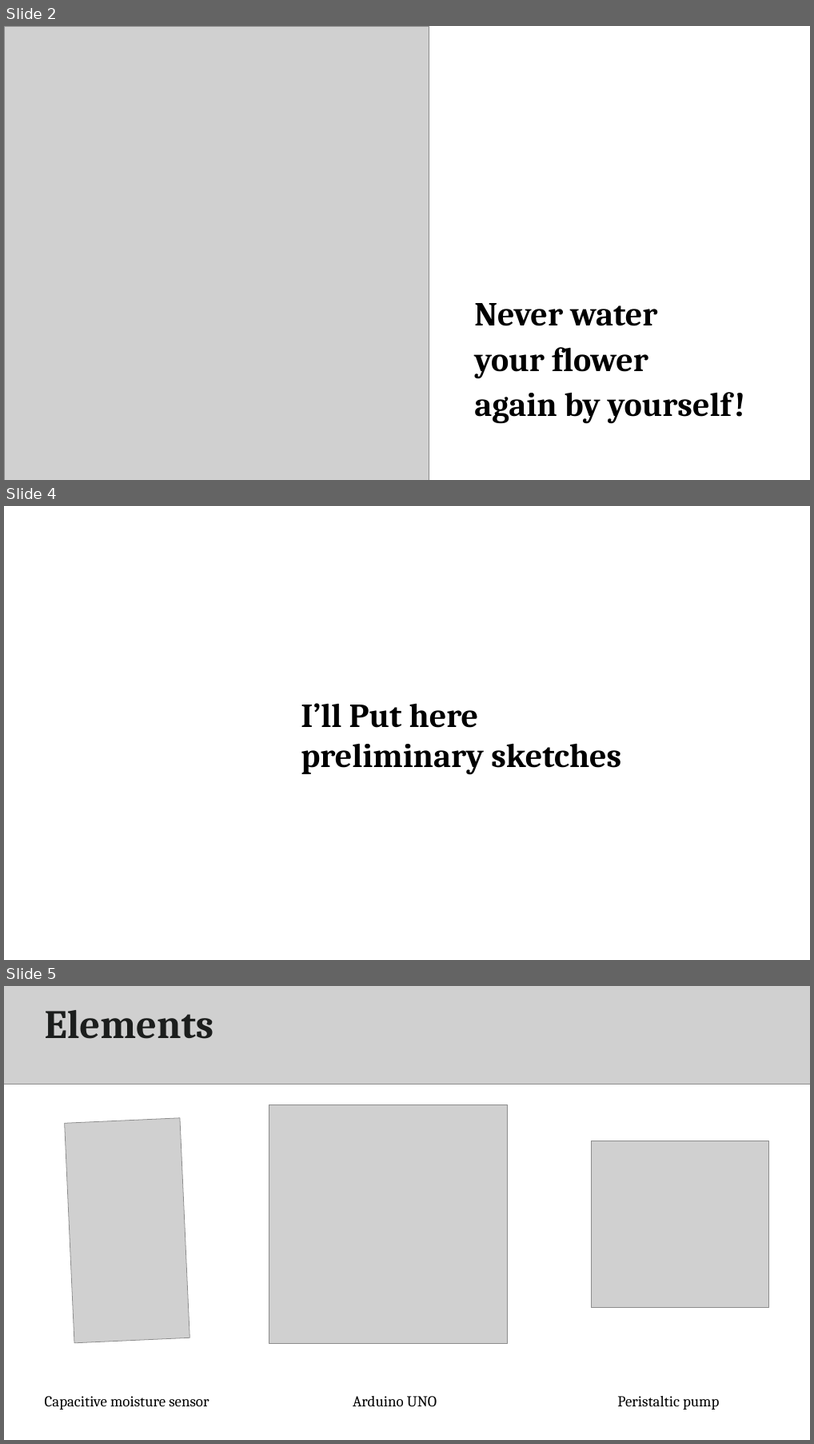
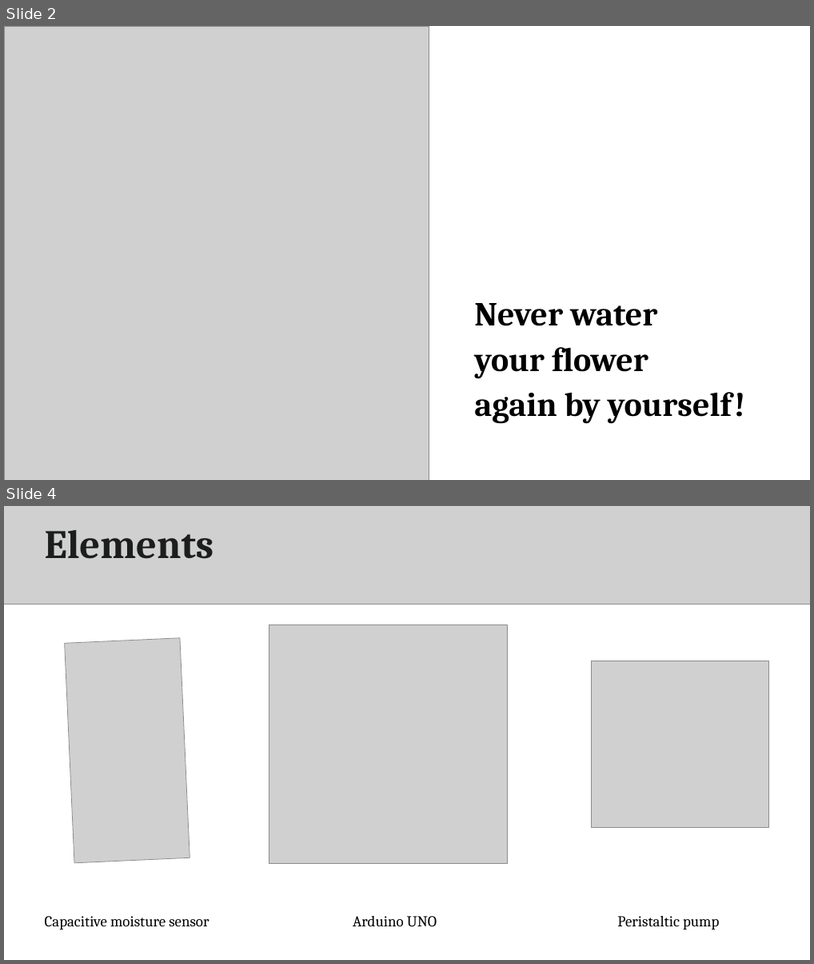
Before and after one commit to TiberioG/SmartPot, a slide deck: Mid-Term presentation/Mid-term.pptx. Shown one above the other, each under a label of ours: slides 2, 4 and 5 before the commit, slides 2 and 4 after it; the slides between them are not shown. The pictures are 814x1444 and 814x964 pixels, drawn with LibreOffice and Linux fonts; fonts in the diff are those of the drawing; grey boxes stand for pictures; background and template pictures are left out. Boxes give left, top, right and bottom in pixels: in the first picture for what was removed or moved away, otherwise in the second. Text is boxed around its words. In the diff, an @@ line names an element or a change of style, - is before the commit and + after.

Commit message:
ppt ppt update

```diff
--- a/Mid-Term presentation/Mid-term.pptx
+++ b/Mid-Term presentation/Mid-term.pptx
@@ slide 4 removed at (4,506,810,960), background #FFFFFF @@
@@ text removed at (301,703,622,775) @@
-I’ll Put here preliminary sketches
@@ what was slide 5 is now slide 4 @@
```
Also in this commit, not shown: 1 slide added, 1 other slide removed, 1 other file.
